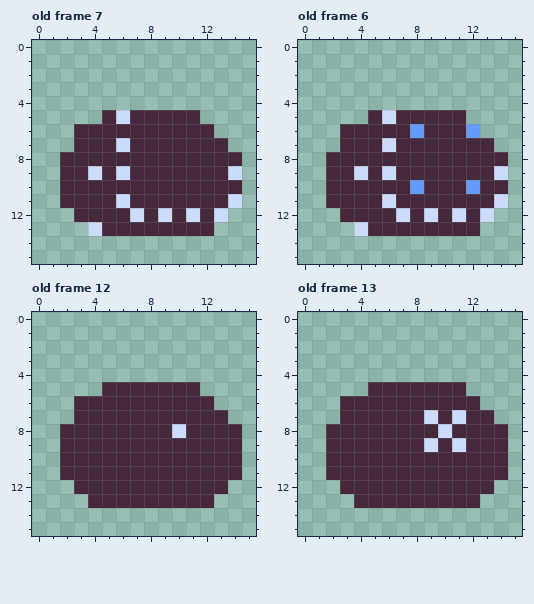
Pixel-art file -- Assets/Art/Characters/philo.aseprite. That is the earlier state.
16x16 pixels, 20 frames. Shown: old frame 7, old frame 6, old frame 12, old frame 13. The commit also changed other frames, which this record leaves out.
After the commit:
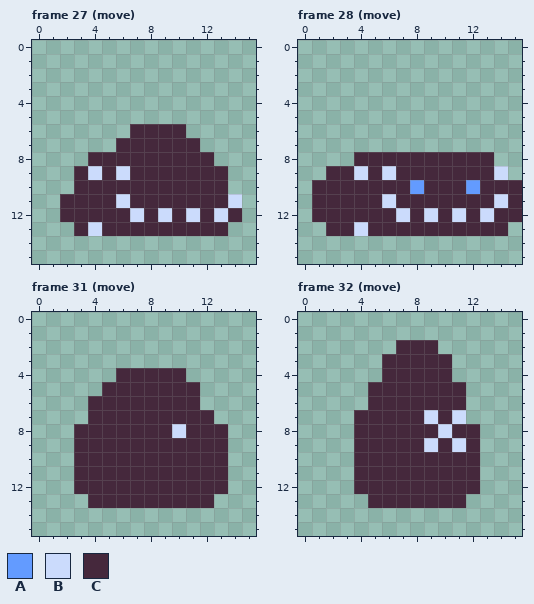
Palette (. is transparent): A #639bff  B #cbdbfc  C #45283c
A new or re-ordered frame is compared with the old frame closest to it.
What changed:
frames 20 -> 39
--- frame 27 (move) is new; against old frame 7, layers "eye", "body"
@@ x 0..15 @@
  4 ................
- 5 .....CBCCCCC....
- 6 ...CCCCCCCCCC...
- 7 ...CCCBCCCCCCC..
- 8 ..CCCCCCCCCCCCC.
- 9 ..CCBCBCCCCCCCB.
-10 ..CCCCCCCCCCCCC.
+ 5 ................
+ 6 .......CCCC.....
+ 7 ......CCCCCC....
+ 8 ....CCCCCCCCC...
+ 9 ...CBCBCCCCCCC..
+10 ...CCCCCCCCCCC..
 11 ..CCCCBCCCCCCCB.
-12 ...CCCCBCBCBCB..
-13 ....BCCCCCCCC...
+12 ..CCCCCBCBCBCBC.
+13 ...CBCCCCCCCCC..
 14 ................
--- frame 28 (move) is new; against old frame 6, layers "eye", "body"
@@ x 0..15 @@
  4 ................
- 5 .....CBCCCCC....
- 6 ...CCCCCACCCA...
- 7 ...CCCBCCCCCCC..
- 8 ..CCCCCCCCCCCCC.
+ 5 ................
+ 6 ................
+ 7 ................
+ 8 ....CCCCCCCCCC..
  9 ..CCBCBCCCCCCCB.
-10 ..CCCCCCACCCACC.
-11 ..CCCCBCCCCCCCB.
-12 ...CCCCBCBCBCB..
-13 ....BCCCCCCCC...
+10 .CCCCCCCACCCACCC
+11 .CCCCCBCCCCCCCBC
+12 .CCCCCCBCBCBCBCC
+13 ..CCBCCCCCCCCCC.
 14 ................
--- frame 31 (move) is new; against old frame 12, layer "body"
@@ x 0..15 @@
  3 ................
- 4 ................
+ 4 ......CCCCC.....
  5 .....CCCCCCC....
- 6 ...CCCCCCCCCC...
- 7 ...CCCCCCCCCCC..
- 8 ..CCCCCCCCBCCCC.
- 9 ..CCCCCCCCCCCCC.
-10 ..CCCCCCCCCCCCC.
-11 ..CCCCCCCCCCCCC.
+ 6 ....CCCCCCCC....
+ 7 ....CCCCCCCCC...
+ 8 ...CCCCCCCBCCC..
+ 9 ...CCCCCCCCCCC..
+10 ...CCCCCCCCCCC..
+11 ...CCCCCCCCCCC..
 12 ...CCCCCCCCCCC..
--- frame 32 (move) is new; against old frame 13, layer "body"
@@ x 0..15 @@
  1 ................
- 2 ................
- 3 ................
- 4 ................
+ 2 .......CCC......
+ 3 ......CCCCC.....
+ 4 ......CCCCC.....
  5 .....CCCCCCC....
- 6 ...CCCCCCCCCC...
- 7 ...CCCCCCBCBCC..
- 8 ..CCCCCCCCBCCCC.
- 9 ..CCCCCCCBCBCCC.
-10 ..CCCCCCCCCCCCC.
-11 ..CCCCCCCCCCCCC.
-12 ...CCCCCCCCCCC..
-13 ....CCCCCCCCC...
+ 6 .....CCCCCCC....
+ 7 ....CCCCCBCB....
+ 8 ....CCCCCCBCC...
+ 9 ....CCCCCBCBC...
+10 ....CCCCCCCCC...
+11 ....CCCCCCCCC...
+12 ....CCCCCCCCC...
+13 .....CCCCCCC....
 14 ................
Changed places in both pictures, as pixel boxes (x1, y1, x2, y2):
changed: (60, 110, 242, 236)
changed: (312, 110, 522, 236)
changed: (60, 368, 242, 480)
changed: (326, 340, 508, 508)
